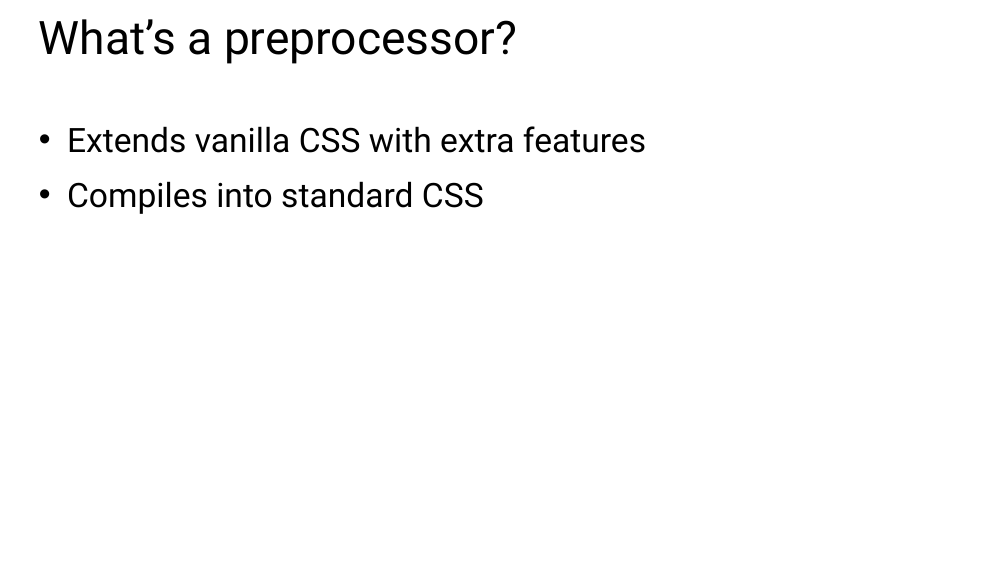
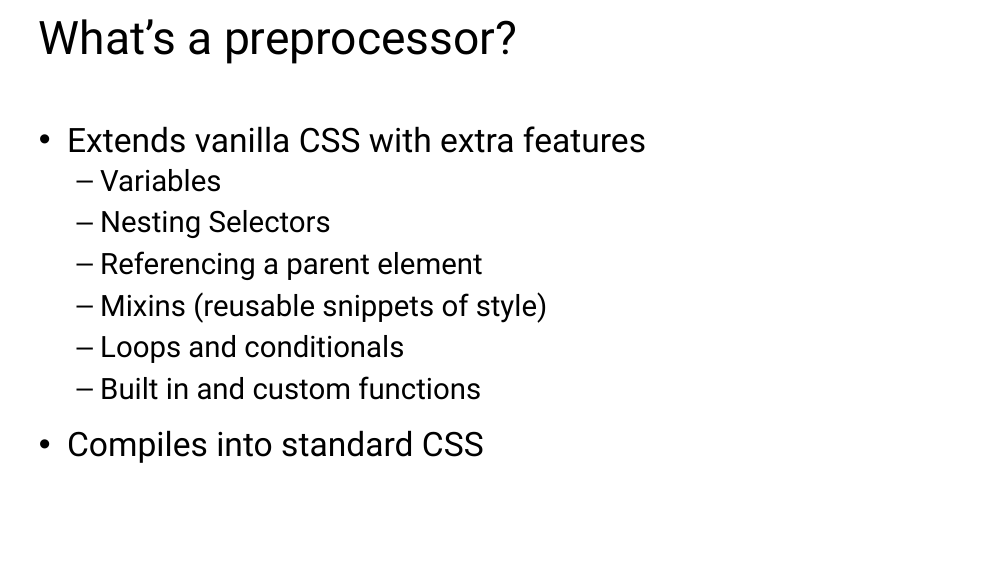
Before and after one commit to CharaD7/CSS-Style, a slide deck: slide 4 of Slides/Module 6.pptx. Drawn at 1008x567 pixels with LibreOffice and Linux fonts; fonts in the diff are those of the drawing. Boxes give left, top, right and bottom in pixels: in the first picture for what was removed or moved away, otherwise in the second. Text is boxed around its words. In the diff, an @@ line names an element or a change of style, - is before the commit and + after.

```diff
--- a/Slides/Module 6.pptx
+++ b/Slides/Module 6.pptx
@@ text at (100,169,548,400): paragraphs added @@
+  – Variables
+  – Nesting Selectors
+  – Referencing a parent element
+  – Mixins (reusable snippets of style)
+  – Loops and conditionals
+  – Built in and custom functions
```
Also in this commit, not shown: 3 other slides changed, 1 slide added, 1 slide removed, 5 other files.
